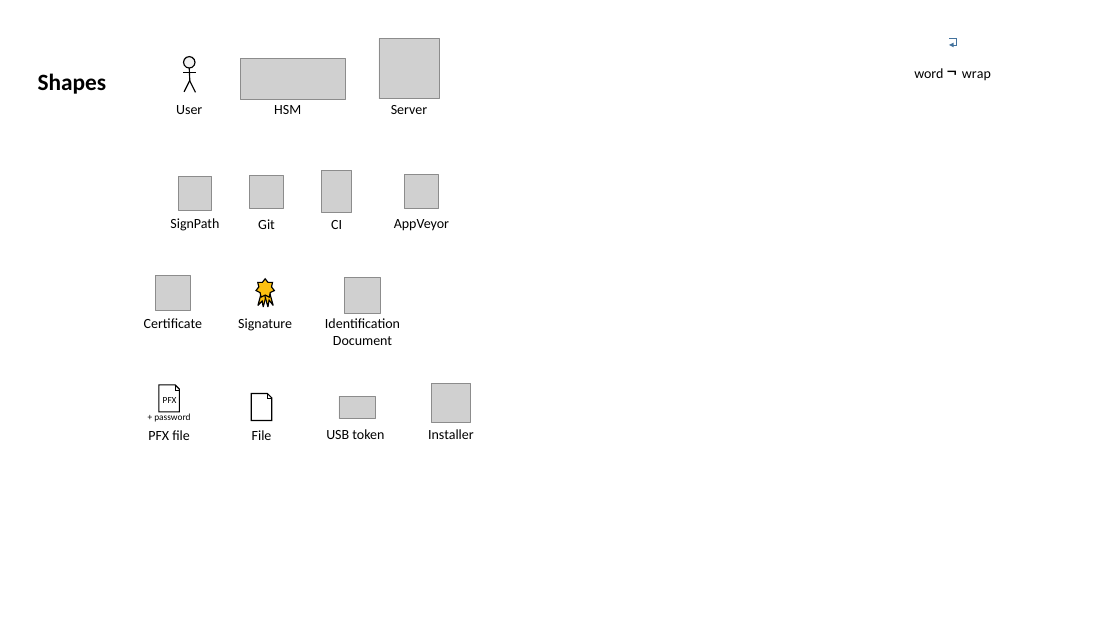
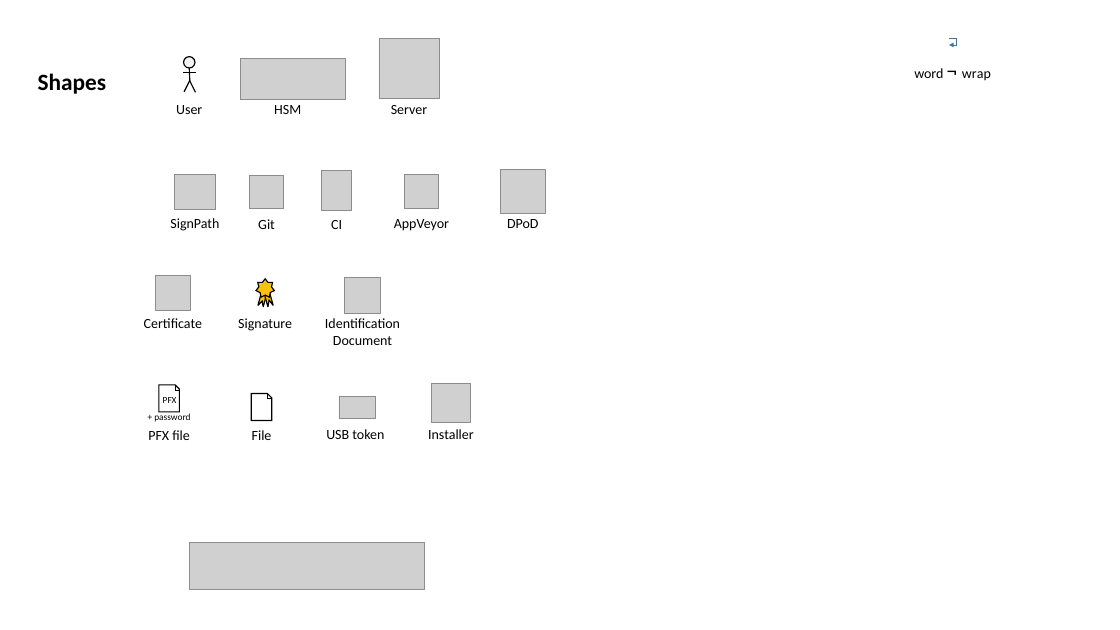
Before and after one commit to SignPath/website, a slide deck: slide 11 of src/diagrams.pptx (slide 10 before the commit). Drawn at 1120x630 pixels with LibreOffice and Linux fonts; fonts in the diff are those of the drawing; grey boxes stand for pictures. Boxes give left, top, right and bottom in pixels: in the first picture for what was removed or moved away, otherwise in the second. Text is boxed around its words. In the diff, an @@ line names an element or a change of style, - is before the commit and + after.

```diff
--- a/src/diagrams.pptx
+++ b/src/diagrams.pptx
@@ picture: place and size @@
-picture at box(178, 176, 212, 210)
+picture at box(175, 174, 216, 209)
@@ picture added at box(501, 169, 545, 213) @@
@@ text added at box(507, 219, 539, 228), 12 pt, text #000000 @@
+DPoD
@@ picture added at box(189, 542, 424, 590) @@
```
Also in this commit, not shown: 1 other slide changed, 1 slide added, 7 other files.
